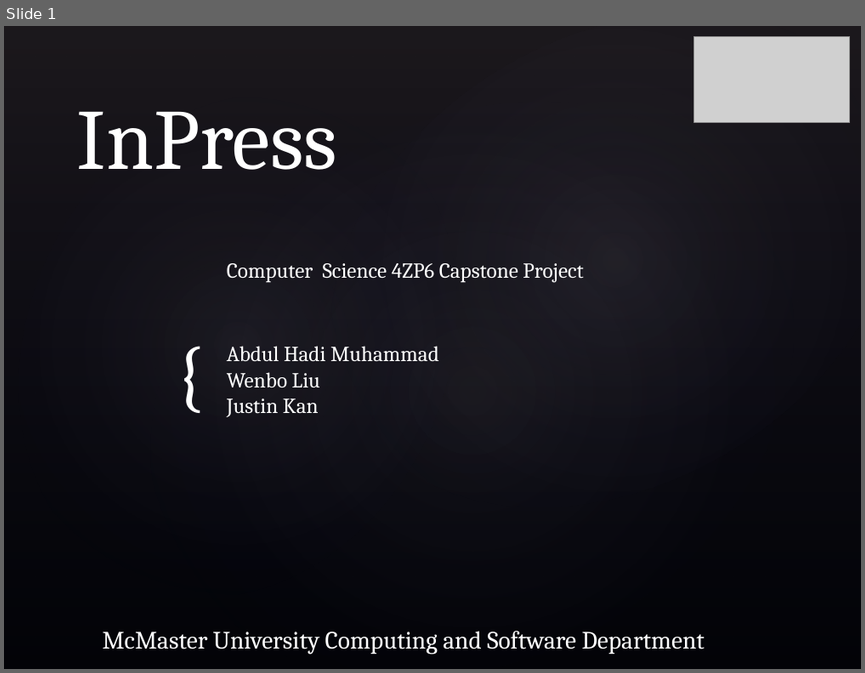
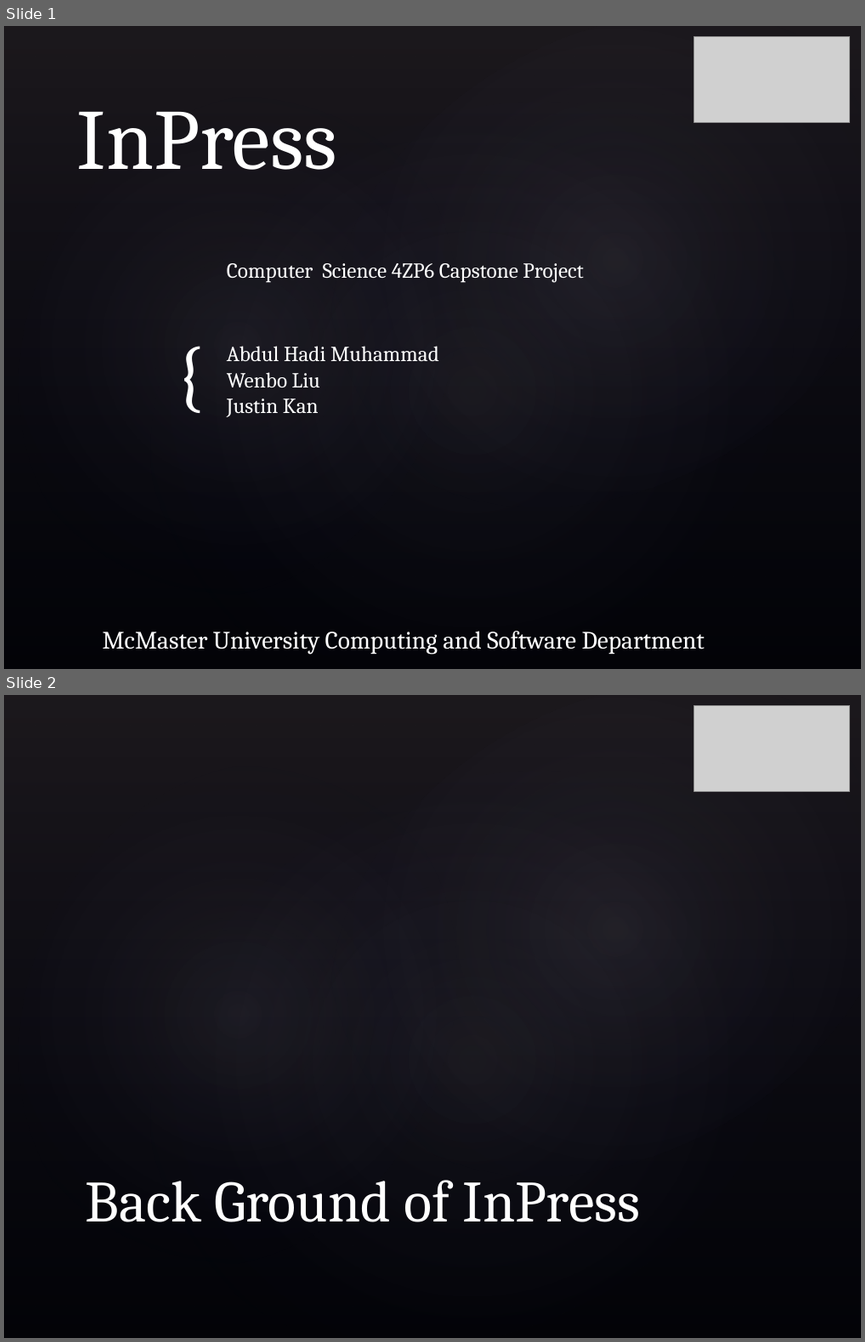
Before and after one commit to hadimuhammad/InPress, a slide deck: Documentation/Presentation.pptx. Shown one above the other, each under a label of ours: slide 1 before the commit, slides 1 and 2 after it. The pictures are 865x673 and 865x1342 pixels, drawn with LibreOffice and Linux fonts; fonts in the diff are those of the drawing; grey boxes stand for pictures; background and template pictures are left out. Boxes give left, top, right and bottom in pixels: in the first picture for what was removed or moved away, otherwise in the second. Text is boxed around its words. In the diff, an @@ line names an element or a change of style, - is before the commit and + after.

Commit message:
presentation update

```diff
--- a/Documentation/Presentation.pptx
+++ b/Documentation/Presentation.pptx
@@ slide 2 added at box(4, 695, 861, 1338), background picture (left out); not listed: 4 template elements that a slide beside it also shows @@
@@ picture added at box(693, 705, 850, 791) @@
@@ title added at box(86, 1179, 641, 1222), 49 pt, text #FFFFFF @@
+Back Ground of InPress
```
Also in this commit, not shown: 6 other slides added, 2 slides removed.
